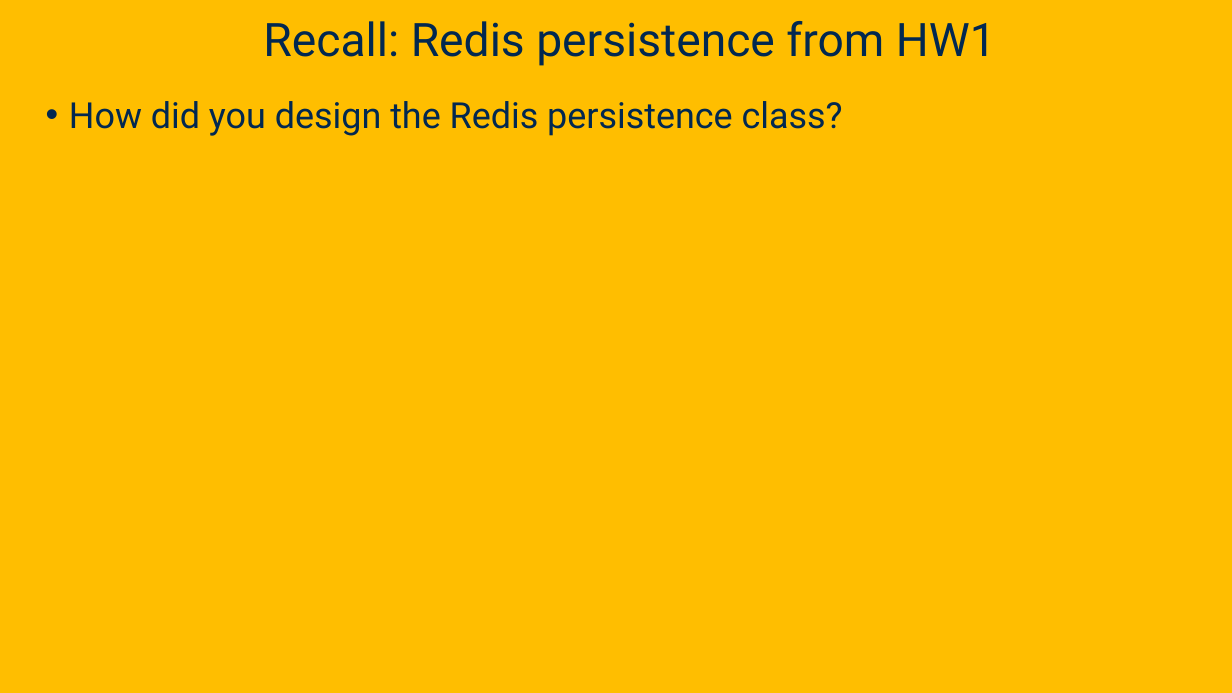
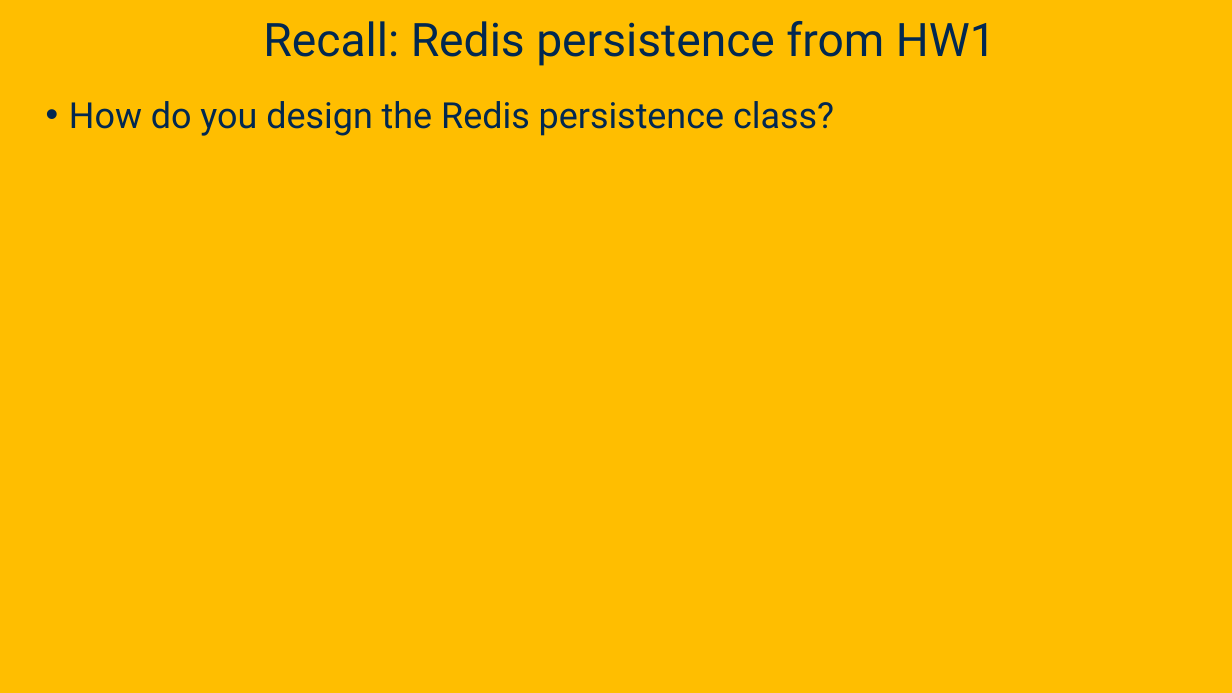
Before and after one commit to davsec-teaching/ecs160-f25, a slide deck: slide 4 of slides/5_annotations_and_reflection.pptx (slide 3 before the commit). Drawn at 1232x693 pixels with LibreOffice and Linux fonts; fonts in the diff are those of the drawing; background and template pictures are left out. Boxes give left, top, right and bottom in pixels: in the first picture for what was removed or moved away, otherwise in the second. Text is boxed around its words. In the diff, an @@ line names an element or a change of style, - is before the commit and + after.

```diff
--- a/slides/5_annotations_and_reflection.pptx
+++ b/slides/5_annotations_and_reflection.pptx
@@ text at <box>69,101,834,136</box>: text changed @@
-• How did you design the Redis persistence class?
+• How do you design the Redis persistence class?
```
Also in this commit, not shown: 3 other slides changed.
